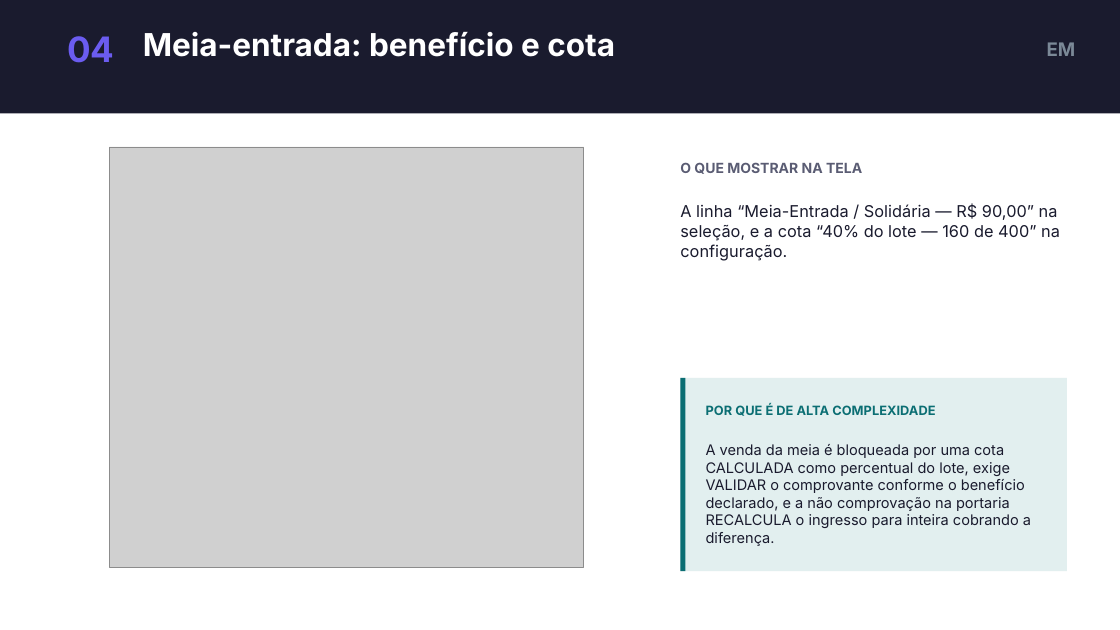
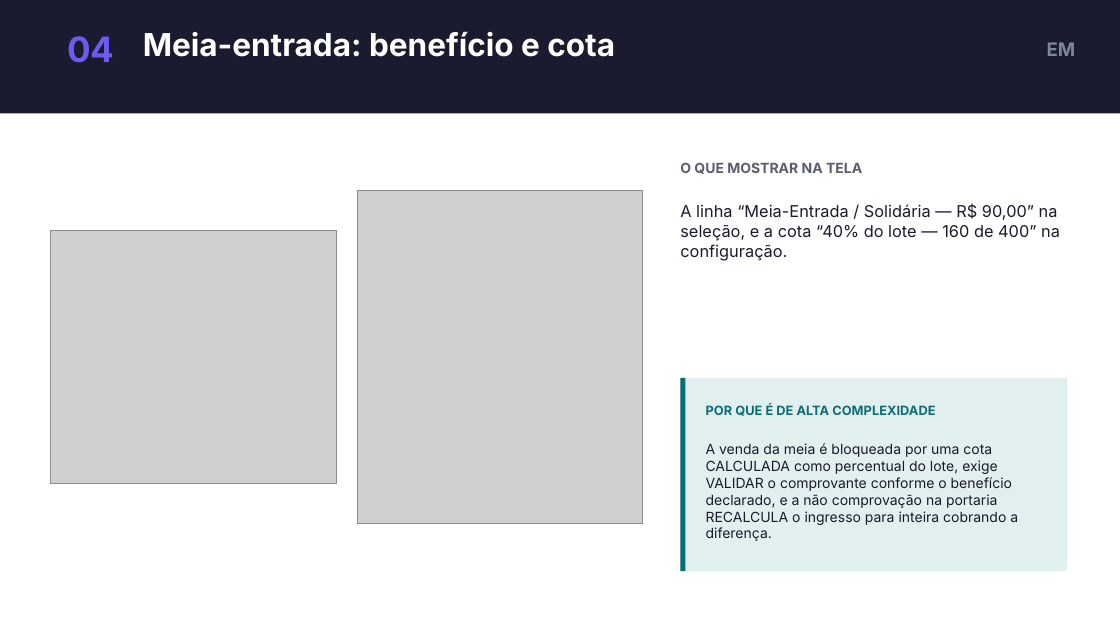
Before and after one commit to dudumalheiros/BilhetePass, a slide deck: slide 8 of docs/slides/BilhetePass-apresentacao.pptx. Drawn at 1120x630 pixels with LibreOffice and Linux fonts; fonts in the diff are those of the drawing; grey boxes stand for pictures. Boxes give left, top, right and bottom in pixels: in the first picture for what was removed or moved away, otherwise in the second. Text is boxed around its words. In the diff, an @@ line names an element or a change of style, - is before the commit and + after.

```diff
--- a/docs/slides/BilhetePass-apresentacao.pptx
+++ b/docs/slides/BilhetePass-apresentacao.pptx
@@ picture added at (357,191,643,524) @@
@@ picture: place and size @@
-picture at (109,147,584,567)
+picture at (50,231,336,484)
@@ text "A venda da meia é ..." at (706,443,1018,541): size 12.5 to 12 pt @@
```
Also in this commit, not shown: 9 other slides changed, 3 other files.
